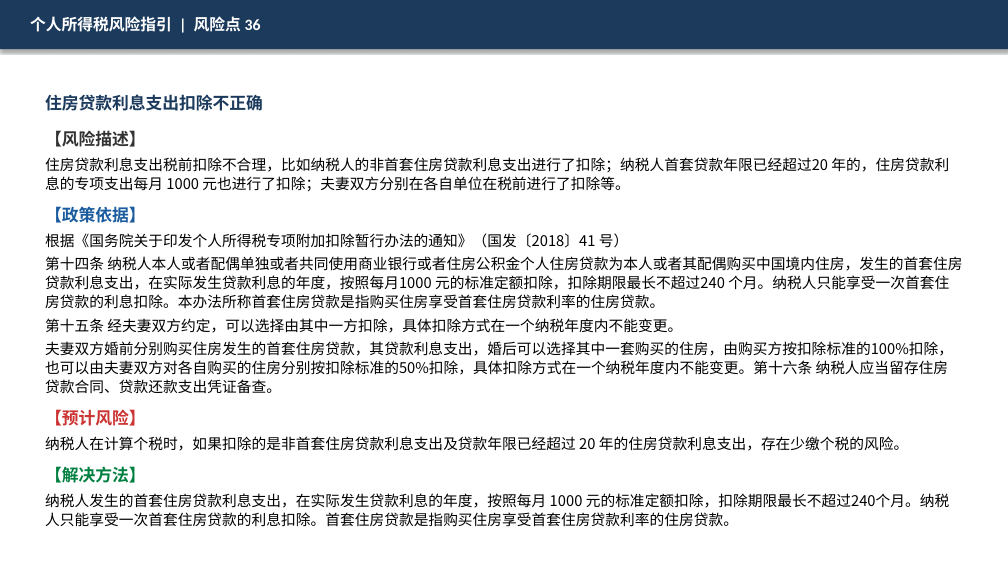
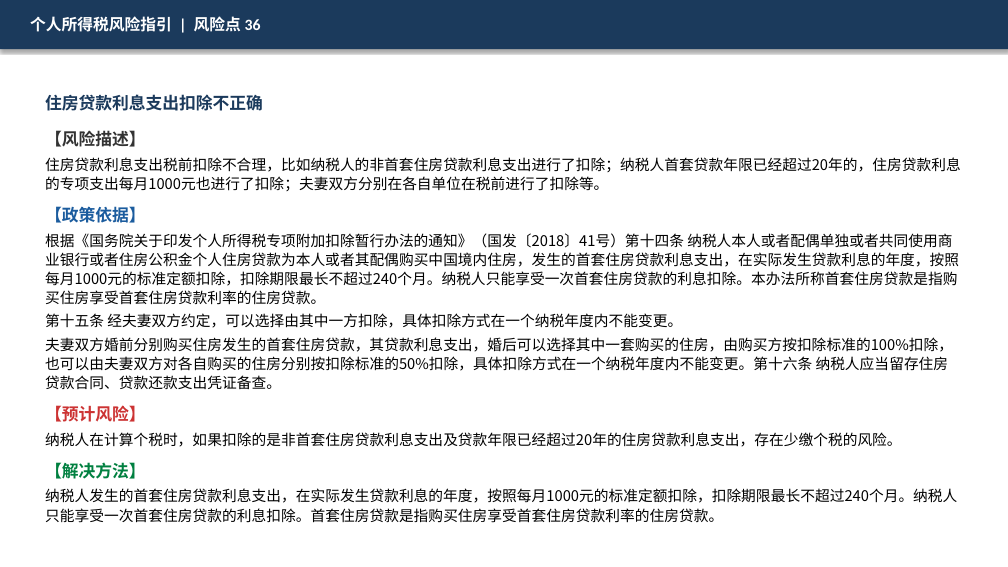
Before and after one commit to SlainTroyard/ppt, a slide deck: slide 37 of ppts_output_v3/03_个人所得税风险指引.pptx. Drawn at 1008x567 pixels with LibreOffice and Linux fonts; fonts in the diff are those of the drawing. Boxes give left, top, right and bottom in pixels: in the first picture for what was removed or moved away, otherwise in the second. Text is boxed around its words. In the diff, an @@ line names an element or a change of style, - is before the commit and + after.

```diff
--- a/ppts_output_v3/03_个人所得税风险指引.pptx
+++ b/ppts_output_v3/03_个人所得税风险指引.pptx
@@ text at (45,157,961,191): spaces changed @@
-住房贷款利息支出税前扣除不合理，比如纳税人的非首套住房贷款利息支出进行了扣除；纳税人首套贷款年限已经超过20 年的，住房贷款利息的专项支出每月 1000 元也进行了扣除；夫妻双方分别在各自单位在税前进行了扣除等。
+住房贷款利息支出税前扣除不合理，比如纳税人的非首套住房贷款利息支出进行了扣除；纳税人首套贷款年限已经超过20年的，住房贷款利息的专项支出每月1000元也进行了扣除；夫妻双方分别在各自单位在税前进行了扣除等。
@@ text at (45,233,959,305): text changed @@
-根据《国务院关于印发个人所得税专项附加扣除暂行办法的通知》（国发〔2018〕41 号）
-第十四条 纳税人本人或者配偶单独或者共同使用商业银行或者住房公积金个人住房贷款为本人或者其配偶购买中国境内住房，发生的首套住房贷款利息支出，在实际发生贷款利息的年度，按照每月1000 元的标准定额扣除，扣除期限最长不超过240 个月。纳税人只能享受一次首套住房贷款的利息扣除。本办法所称首套住房贷款是指购买住房享受首套住房贷款利率的住房贷款。
+根据《国务院关于印发个人所得税专项附加扣除暂行办法的通知》（国发〔2018〕41号）第十四条 纳税人本人或者配偶单独或者共同使用商业银行或者住房公积金个人住房贷款为本人或者其配偶购买中国境内住房，发生的首套住房贷款利息支出，在实际发生贷款利息的年度，按照每月1000元的标准定额扣除，扣除期限最长不超过240个月。纳税人只能享受一次首套住房贷款的利息扣除。本办法所称首套住房贷款是指购买住房享受首套住房贷款利率的住房贷款。
@@ text at (45,432,901,447): spaces changed @@
-纳税人在计算个税时，如果扣除的是非首套住房贷款利息支出及贷款年限已经超过 20 年的住房贷款利息支出，存在少缴个税的风险。
+纳税人在计算个税时，如果扣除的是非首套住房贷款利息支出及贷款年限已经超过20年的住房贷款利息支出，存在少缴个税的风险。
@@ text at (45,488,957,523): spaces changed @@
-纳税人发生的首套住房贷款利息支出，在实际发生贷款利息的年度，按照每月 1000 元的标准定额扣除，扣除期限最长不超过240个月。纳税人只能享受一次首套住房贷款的利息扣除。首套住房贷款是指购买住房享受首套住房贷款利率的住房贷款。
+纳税人发生的首套住房贷款利息支出，在实际发生贷款利息的年度，按照每月1000元的标准定额扣除，扣除期限最长不超过240个月。纳税人只能享受一次首套住房贷款的利息扣除。首套住房贷款是指购买住房享受首套住房贷款利率的住房贷款。
```
Also in this commit, not shown: 40 other slides changed, 20 other files.
